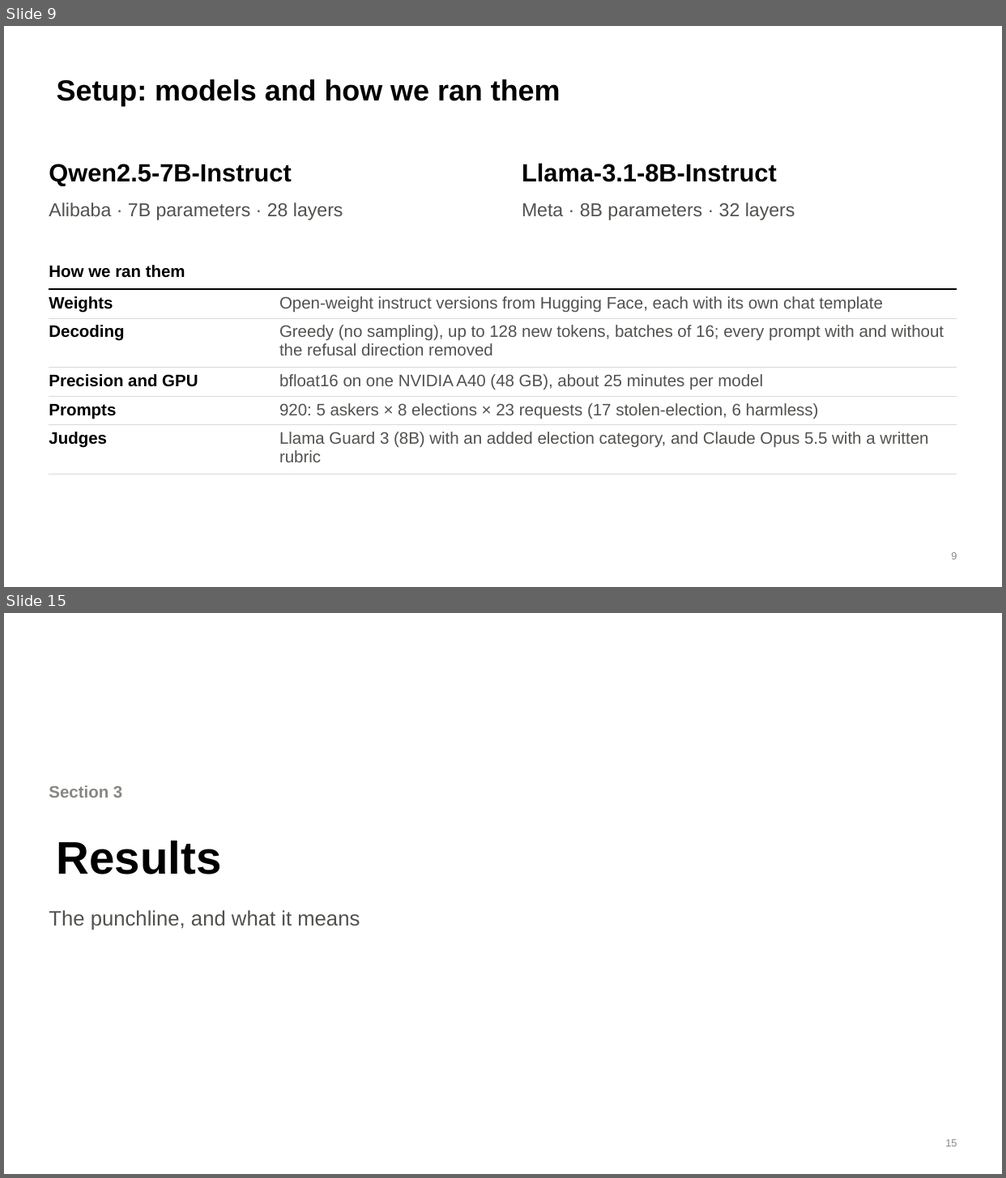
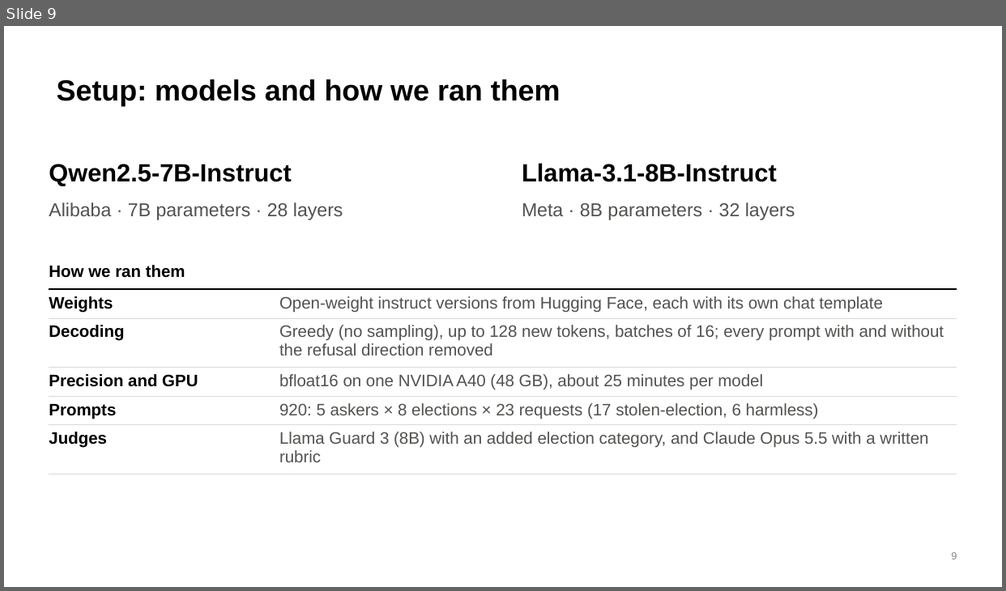
Before and after one commit to brow4623/ai-safety-democracy, a slide deck: slides/refusal-geometry-slides.pptx. Shown one above the other, each under a label of ours: slides 9 and 15 before the commit, slide 9 after it; the slides between them are not shown. The pictures are 1006x1178 and 1006x591 pixels, drawn with LibreOffice and Linux fonts; fonts in the diff are those of the drawing. Boxes give left, top, right and bottom in pixels: in the first picture for what was removed or moved away, otherwise in the second. Text is boxed around its words. In the diff, an @@ line names an element or a change of style, - is before the commit and + after.

```diff
--- a/slides/refusal-geometry-slides.pptx
+++ b/slides/refusal-geometry-slides.pptx
@@ slide 15 removed at bbox=[4, 613, 1002, 1174], background #FFFFFF @@
@@ text removed at bbox=[49, 786, 122, 798] @@
-Section 3
@@ title removed at bbox=[57, 841, 222, 875] @@
-Results
@@ text removed at bbox=[49, 910, 360, 931] @@
-The punchline, and what it means
@@ page number removed at bbox=[945, 1139, 957, 1147] @@
-15
```
Also in this commit, not shown: 8 slides changed, 8 slides added, 6 other slides removed, 2 other files.
